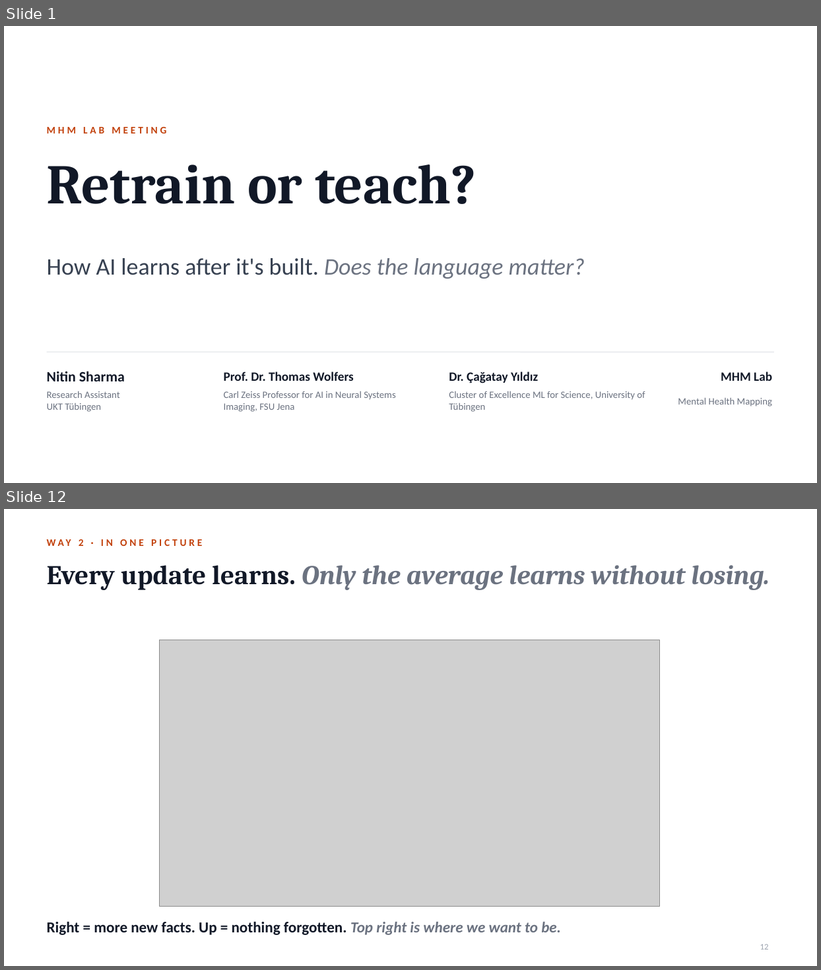
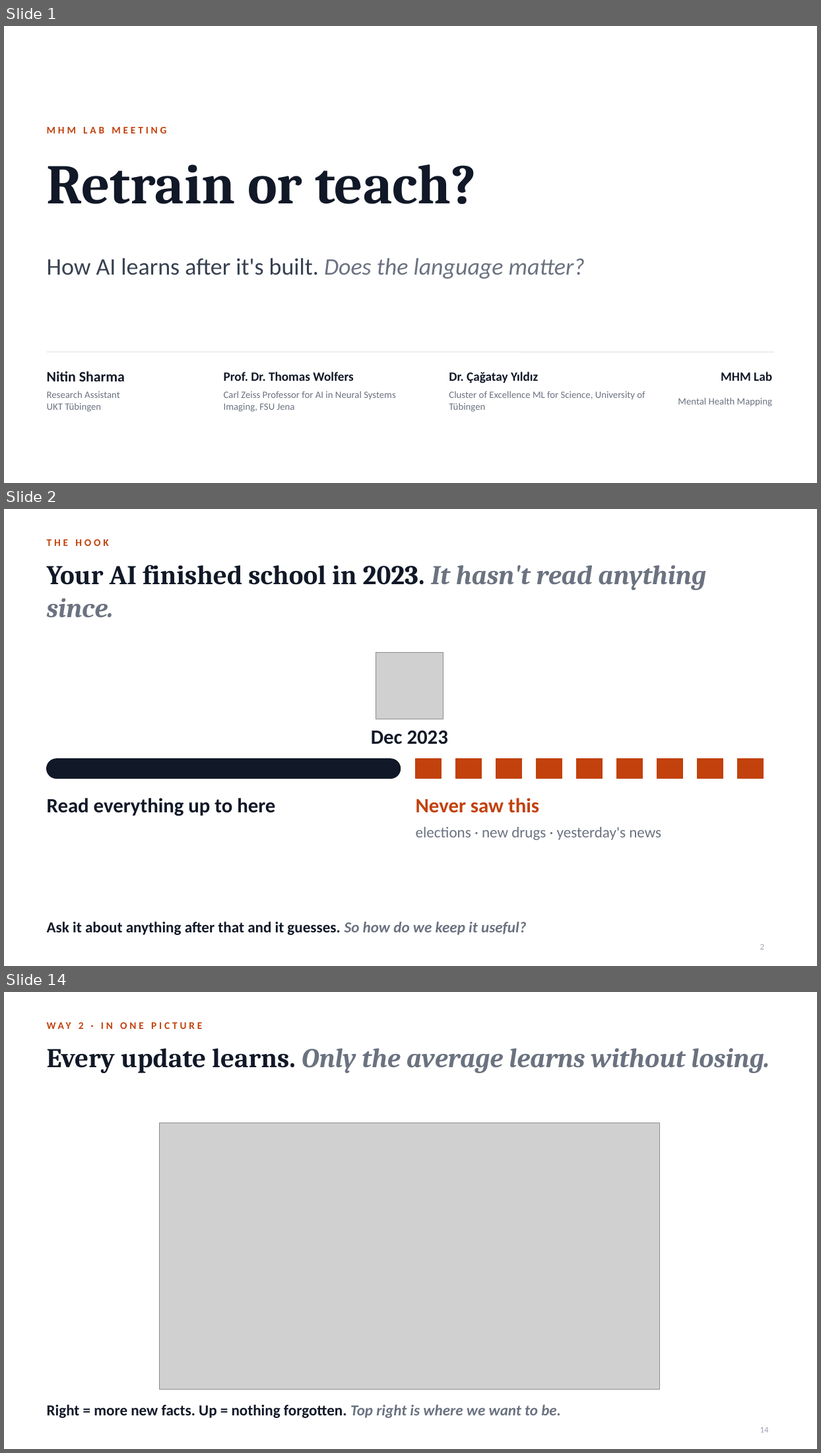
Before and after one commit to notagit3650/Claude_expo_repo_36501, a slide deck: slides/Retrain_or_teach.pptx. Shown one above the other, each under a label of ours: slides 1 and 12 before the commit, slides 1, 2 and 14 after it; the slides between them are not shown. The pictures are 821x970 and 821x1453 pixels, drawn with LibreOffice and Linux fonts; fonts in the diff are those of the drawing; grey boxes stand for pictures. Boxes give left, top, right and bottom in pixels: in the first picture for what was removed or moved away, otherwise in the second. Text is boxed around its words. In the diff, an @@ line names an element or a change of style, - is before the commit and + after.

```diff
--- a/slides/Retrain_or_teach.pptx
+++ b/slides/Retrain_or_teach.pptx
@@ slide 2 added at [4,509,817,966], background #FFFFFF @@
@@ text added at [47,539,108,546], 12 pt, text #C2410C, bold @@
+THE HOOK
@@ title added at [47,565,706,618], 32 pt, text #111827, bold @@
+Your AI finished school in 2023. It hasn't read anything since.
@@ picture added at [376,652,443,720] @@
@@ text added at [371,730,448,745], 24 pt, text #111827, bold @@
+Dec 2023
@@ rounded rectangle added at [47,759,401,779], fill #111827, outline #111827 1 pt @@
@@ rectangle added at [416,759,442,779], fill #C2410C, outline #C2410C 1 pt @@
@@ rectangle added at [456,759,482,779], fill #C2410C, outline #C2410C 1 pt @@
@@ rectangle added at [496,759,522,779], fill #C2410C, outline #C2410C 1 pt @@
@@ rectangle added at [537,759,562,779], fill #C2410C, outline #C2410C 1 pt @@
@@ rectangle added at [577,759,603,779], fill #C2410C, outline #C2410C 1 pt @@
@@ rectangle added at [617,759,643,779], fill #C2410C, outline #C2410C 1 pt @@
@@ rectangle added at [657,759,683,779], fill #C2410C, outline #C2410C 1 pt @@
@@ rectangle added at [698,759,723,779], fill #C2410C, outline #C2410C 1 pt @@
@@ rectangle added at [738,759,764,779], fill #C2410C, outline #C2410C 1 pt @@
@@ text added at [47,798,275,817], 24 pt, text #111827, bold @@
+Read everything up to here
@@ text added at [416,798,539,813], 24 pt, text #C2410C, bold @@
+Never saw this
@@ text added at [416,827,661,840], 18 pt, text #6B7280 @@
+elections · new drugs · yesterday's news
@@ text added at [47,921,526,935], 18 pt, text #111827, bold @@
+Ask it about anything after that and it guesses. So how do we keep it useful?
@@ page number added at [760,945,764,950], 10 pt, text #9CA3AF @@
+2
@@ what was slide 12 is now slide 14 @@
@@ page number at [760,1428,769,1433]: text changed @@
-12
+14
```
Also in this commit, not shown: 9 slides changed, 3 other slides added, 2 slides removed, 2 other files.
